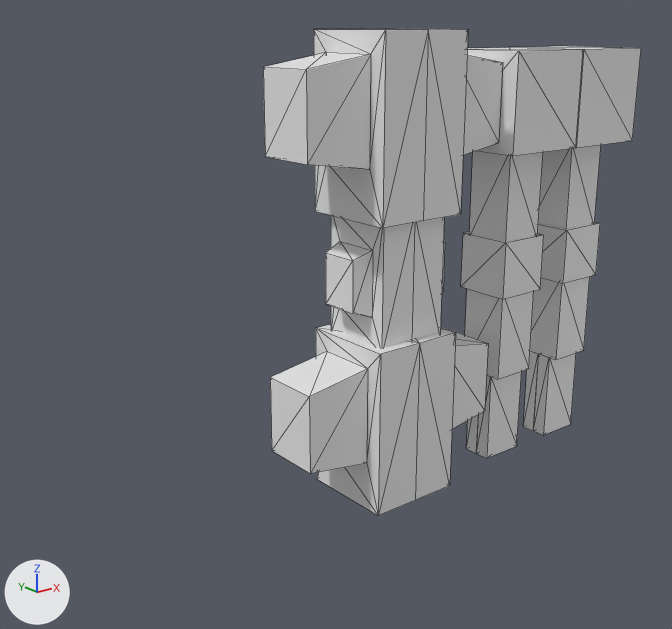
Two versions of the glTF model static/assets/robot.glb, one commit apart.
The view is the same before and after, from a 50 mm lens placed at (-11.94, -13.33, 1.52), pointed at (-0.91, 0.45, -4.0). Every picture has the same lights, and +X, +Y and +Z are marked at lower left. Mesh edges are drawn as thin lines. Where no turn or scale is listed for an object, it has been applied to the vertices.

Names of what the first picture shows: 'backArm1', 'backArm1.001', 'chest1', 'chest2', 'chest3', 'clamp1', 'elbow1', 'elbow1.001', 'forArm1', 'forArm1.001', 'shoulderLeft1', 'shoulderLeft1.001'.
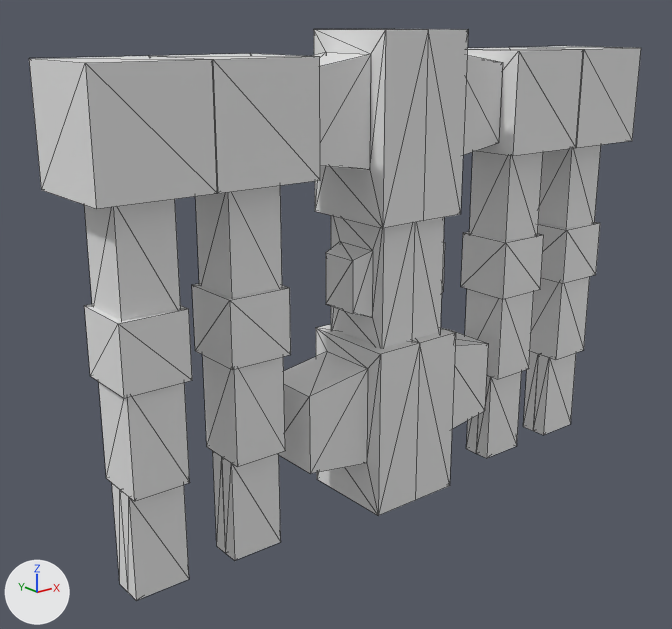
The newer file is also turned or shifted as a whole; pictures and numbers use the older file's frame.

Location of each change, (x1, y1, x2, y2) in pixels of the pictures (672 x 629 px):
'shoulderLeft1.003', added
    after: (29, 56, 217, 209)
'shoulderLeft1.002', added
    after: (159, 53, 320, 193)
'backArm1.003', added
    after: (84, 199, 181, 321)
'backArm1.002', added
    after: (195, 186, 282, 298)
'forArm1.003', added
    after: (99, 382, 190, 501)
'elbow1.003', added
    after: (84, 304, 192, 398)
'forArm1.002', added
    after: (203, 355, 285, 467)
'elbow1.002', added
    after: (192, 284, 291, 370)
'clamp1.003', added
    after: (120, 485, 189, 600)
'clamp1.002', added
    after: (222, 453, 281, 560)
'clamp2.002', added
    after: (213, 451, 226, 553)
'clamp2.003', added
    after: (112, 483, 128, 592)

Patch to the scene script:
```diff
--- a/static/assets/robot.glb.py
+++ b/static/assets/robot.glb.py
@@ me_cube_040 @@
+me_cube_040.from_pydata(...)  # a box spanning x -0.52..0.52, y -0.16..0.16, z -2.0..0.0
@@ me_cube_038 @@
+me_cube_038.from_pydata(...)  # a box spanning x -0.52..0.52, y -0.52..0.52, z -2.0..0.0
@@ me_cube_037 @@
+me_cube_037.from_pydata(...)  # a box spanning x -0.616..0.616, y -0.616..0.616, z -0.616..0.616
@@ me_cube_035 @@
+me_cube_035.from_pydata(...)  # a box spanning x -2.0..0.0, y -1.0..1.0, z -1.0..1.0
@@ ob_clamp2_003 @@
+ob_clamp2_003 = bpy.data.objects.new('clamp2.003', me_cube_040)
+ob_clamp2_003.location = (-5.42, 0.16, -6.0)
@@ ob_clamp1_003 @@
+ob_clamp1_003 = bpy.data.objects.new('clamp1.003', me_cube_040.copy())
+ob_clamp1_003.location = (-5.42, -0.16, -6.0)
@@ ob_forarm1_003 @@
+ob_forarm1_003 = bpy.data.objects.new('forArm1.003', me_cube_038)
+ob_forarm1_003.location = (-5.42, 0.0, -4.0)
@@ ob_elbow1_003 @@
+ob_elbow1_003 = bpy.data.objects.new('elbow1.003', me_cube_037)
+ob_elbow1_003.location = (-5.42, 0.0, -3.5)
@@ ob_backarm1_003 @@
+ob_backarm1_003 = bpy.data.objects.new('backArm1.003', me_cube_038.copy())
+ob_backarm1_003.location = (-5.42, 0.0, -1.0)
@@ ob_shoulderleft1_003 @@
+ob_shoulderleft1_003 = bpy.data.objects.new('shoulderLeft1.003', me_cube_035)
+ob_shoulderleft1_003.location = (-4.42, 0.0, 0.0)
@@ ob_clamp2_002 @@
+ob_clamp2_002 = bpy.data.objects.new('clamp2.002', me_cube_040.copy())
+ob_clamp2_002.location = (-3.41, 0.16, -6.0)
@@ ob_clamp1_002 @@
+ob_clamp1_002 = bpy.data.objects.new('clamp1.002', me_cube_040.copy())
+ob_clamp1_002.location = (-3.41, -0.16, -6.0)
@@ ob_forarm1_002 @@
+ob_forarm1_002 = bpy.data.objects.new('forArm1.002', me_cube_038.copy())
+ob_forarm1_002.location = (-3.41, 0.0, -4.0)
@@ ob_elbow1_002 @@
+ob_elbow1_002 = bpy.data.objects.new('elbow1.002', me_cube_037.copy())
+ob_elbow1_002.location = (-3.41, 0.0, -3.5)
@@ ob_backarm1_002 @@
+ob_backarm1_002 = bpy.data.objects.new('backArm1.002', me_cube_038.copy())
+ob_backarm1_002.location = (-3.41, 0.0, -1.0)
@@ ob_shoulderleft1_002 @@
+ob_shoulderleft1_002 = bpy.data.objects.new('shoulderLeft1.002', me_cube_035.copy())
+ob_shoulderleft1_002.location = (-2.41, 0.0, 0.0)
```
